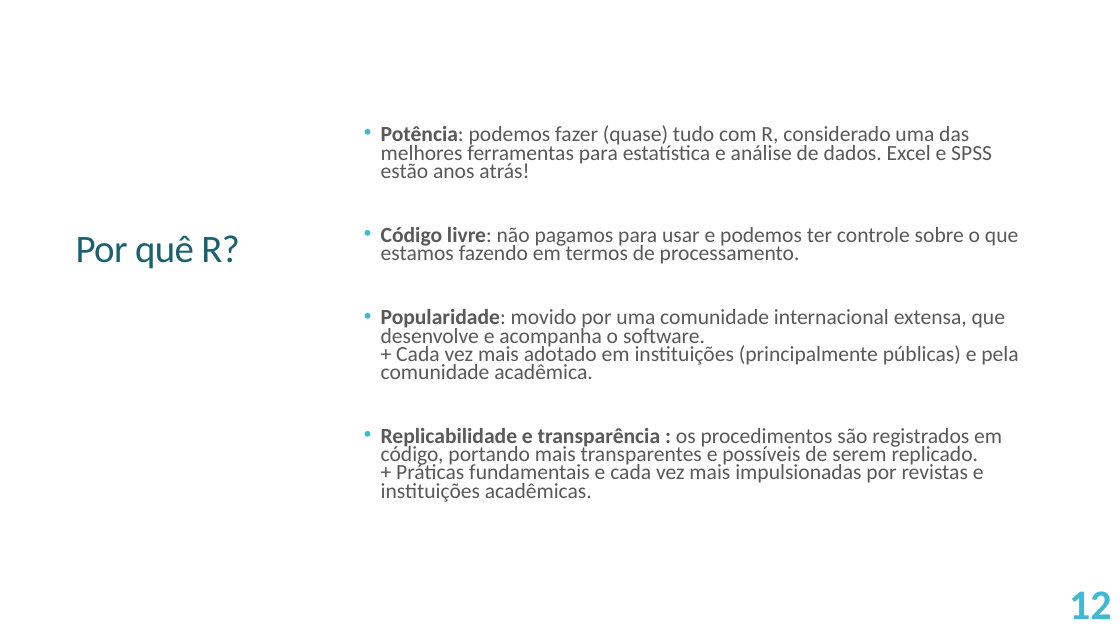
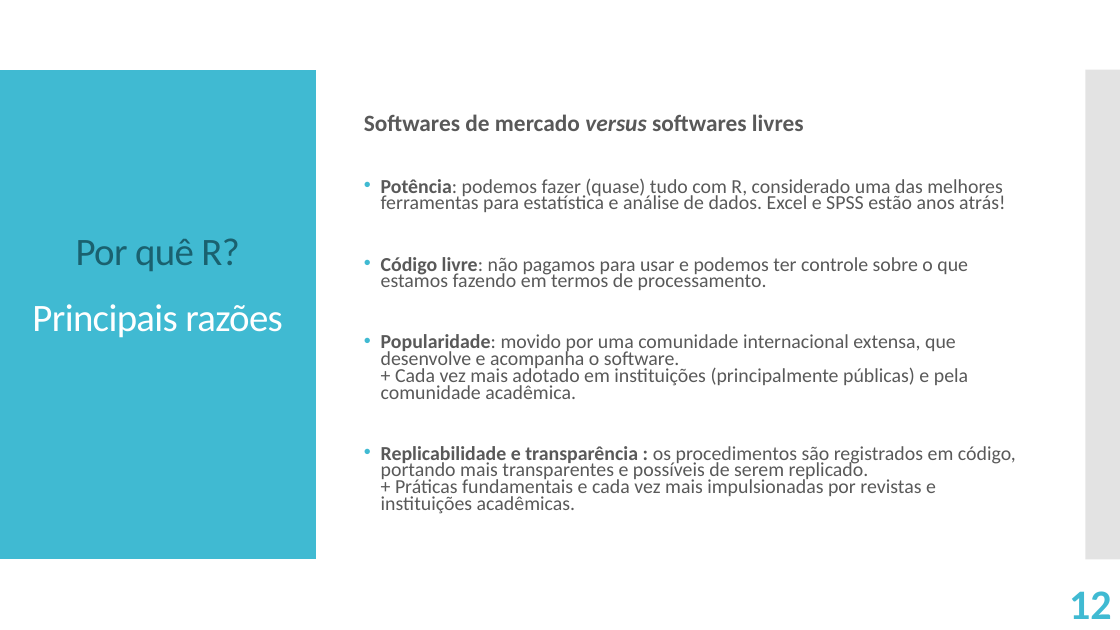
Before and after one commit to victorgalcantara/R-Intro, a slide deck: slide 12 of A01 - É de comer/A01 - Explore I.odp. Drawn at 1120x630 pixels with LibreOffice and Linux fonts; fonts in the diff are those of the drawing. Boxes give left, top, right and bottom in pixels: in the first picture for what was removed or moved away, otherwise in the second. Text is boxed around its words. In the diff, an @@ line names an element or a change of style, - is before the commit and + after.

```diff
--- a/A01 - É de comer/A01 - Explore I.odp
+++ b/A01 - É de comer/A01 - Explore I.odp
@@ freeform shape added at bbox=[0, 70, 317, 560], fill #40BAD2 @@
@@ freeform shape added at bbox=[1086, 70, 1120, 560], fill #C8C8C8 at 50% opacity @@
@@ text at bbox=[364, 114, 804, 131]: paragraph added @@
+Softwares de mercado versus softwares livres
@@ text at bbox=[381, 178, 1016, 514]: size 18.5 to 17 pt @@
@@ text "Por quê R?" at bbox=[32, 238, 283, 338]: line spacing 0.8 to 0.7 @@
```
Also in this commit, not shown: 18 other slides changed, 1 slide added, 1 slide removed, 1 other file.
